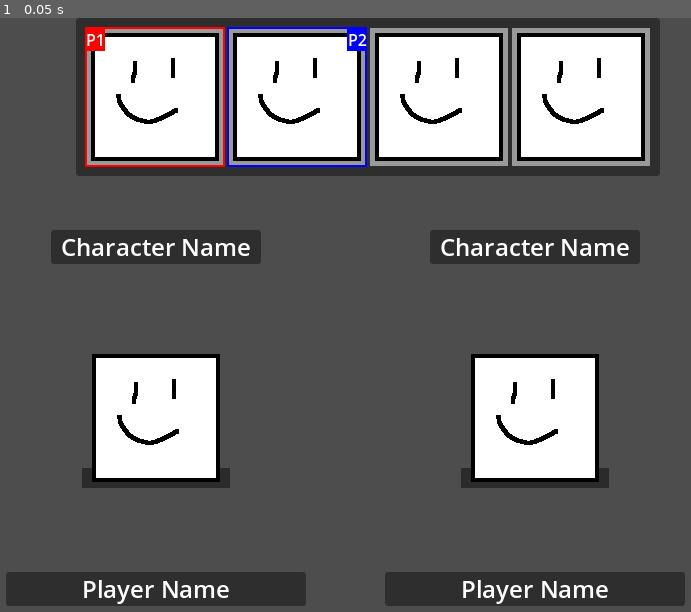
Above: before the commit, frame 1.
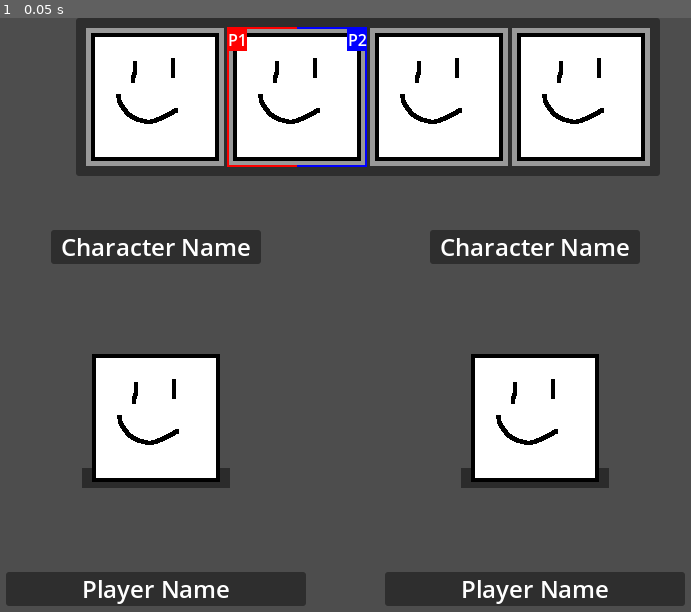
Above: after the commit, the same moment.

Repository: SamBumgardner/spellstrike
Game: Godot game, scene res://ui/menu/character_select/character_select.tscn
Same seed, same stepped clock (60 frames per second), same inputs: the game is played once before the commit and once after it. This scene is started directly instead of the project's main scene.
Inputs:
- Up to frame 1 (0.05 s): no input

The runs differ from the first frame. In frame 1, 0.6% of the frame differs, in the area x 12-43%, y 1-26%.

Commit message:
demonstrate cursor logical setup

Diff:
--- a/game/ui/menu/abstract_controller_menu.gd
+++ b/game/ui/menu/abstract_controller_menu.gd
@@ -1,4 +1,4 @@
-class_name AbstractControllerMenu extends Node
+class_name AbstractControllerMenu extends Control
 
 var actions_map: Dictionary
 
@@ -6,6 +6,7 @@
 func get_initial_element() -> Control:
     return null
 
+# To be implemented by child
 func generate_actions_map() -> Dictionary:
     return {}
 
@@ -15,15 +16,21 @@
 func move_selection(starting_ui_element: Control, action_buffer: ActionBuffer) -> Control:
     var current_ui_element: Control = starting_ui_element
     if action_buffer.consume_just_pressed('l'):
-        current_ui_element = get_node(current_ui_element.focus_neighbor_left)
+        current_ui_element = try_get_node(current_ui_element.focus_neighbor_left, current_ui_element)
     if action_buffer.consume_just_pressed('r'):
-        current_ui_element = get_node(current_ui_element.focus_neighbor_right)
+        current_ui_element = try_get_node(current_ui_element.focus_neighbor_right, current_ui_element)
     if action_buffer.consume_just_pressed('u'):
-        current_ui_element = get_node(current_ui_element.focus_neighbor_top)
+        current_ui_element = try_get_node(current_ui_element.focus_neighbor_top, current_ui_element)
     if action_buffer.consume_just_pressed('d'):
-        current_ui_element = get_node(current_ui_element.focus_neighbor_bottom)
+        current_ui_element = try_get_node(current_ui_element.focus_neighbor_bottom, current_ui_element)
 
     return current_ui_element
+
+func try_get_node(nodepath: NodePath, default: Control) -> Control:
+    if not nodepath.is_empty():
+        return get_node(nodepath)
+    else:
+        return default
 
 func act_on_selection(starting_ui_element: Control, action_buffer: ActionBuffer) -> void:
     const action_inputs = ['a', 'b', 'c', 's']
--- a/game/ui/menu/character_select/character_options.gd
+++ b/game/ui/menu/character_select/character_options.gd
@@ -1,3 +1,17 @@
-class_name CharacterOptions extends PanelContainer
+class_name CharacterOptions extends AbstractControllerMenu
 
 @onready var targetable_ui: Array = $MC/GC.get_children()
+
+func _ready():
+    #initialize focus neighbors:
+    for i in targetable_ui.size():
+        targetable_ui[i].focus_neighbor_left = targetable_ui[i - 1].get_path()
+        targetable_ui[i].focus_neighbor_right = targetable_ui[(i + 1) % targetable_ui.size()].get_path()
+
+func get_initial_element() -> Control:
+    return targetable_ui[1] as Control
+
+func generate_actions_map() -> Dictionary:
+    return {
+        "%s.%s" % [targetable_ui[0].name, 'a']: print.bind("pressed a on option 0!")
+    }
--- a/game/ui/menu/character_select/character_select.gd
+++ b/game/ui/menu/character_select/character_select.gd
@@ -1,7 +1,16 @@
 class_name CharacterSelect extends Control
 
 @onready var character_options: CharacterOptions = $UI/CharacterOptions
+@onready var cursor_logics: Array[CursorLogic] = [$UI/CharacterOptions/CursorLogic, $UI/CharacterOptions/CursorLogic2]
+@onready var frame_cursors: Array[FrameCursor] = [$UI/CharacterOptions/FrameCursor, $UI/CharacterOptions/FrameCursor2]
 
 func _ready() -> void:
-    $FrameCursor.target_ui_element = character_options.targetable_ui[0]
-    $FrameCursor2.target_ui_element = character_options.targetable_ui[1]
+    var match_options = MatchOptions.generate_default()
+
+    for i in Player.Side.size():
+        cursor_logics[i].selection_changed.connect(frame_cursors[i]._on_selection_changed)
+        cursor_logics[i].status_changed.connect(frame_cursors[i]._on_status_changed)
+        cursor_logics[i].initialize(character_options, match_options.input_retrievers[i], CursorLogic.Status.ACTIVE)
+
+    if multiplayer.is_server():
+        SyncManager.start()
--- a/game/ui/menu/character_select/character_select.tscn
+++ b/game/ui/menu/character_select/character_select.tscn
@@ -1,9 +1,10 @@
-[gd_scene load_steps=5 format=3 uid="uid://cy3ysu07toal8"]
+[gd_scene load_steps=6 format=3 uid="uid://cy3ysu07toal8"]
 
 [ext_resource type="PackedScene" uid="uid://dt8p1a1fjv2p8" path="res://ui/menu/character_select/character_options.tscn" id="1_5poyr"]
 [ext_resource type="Script" path="res://ui/menu/character_select/character_select.gd" id="1_f68wd"]
 [ext_resource type="PackedScene" uid="uid://bg06044hy8aq1" path="res://ui/menu/character_select/frame_cursor/frame_cursor.tscn" id="3_3q125"]
 [ext_resource type="PackedScene" uid="uid://xjhlmqubcnen" path="res://ui/menu/character_select/player_selection.tscn" id="3_yel6j"]
+[ext_resource type="PackedScene" uid="uid://cd5q2rm31p1bb" path="res://ui/menu/cursor_logic.tscn" id="4_xsi8s"]
 
 [node name="CharacterSelect" type="Control"]
 layout_mode = 3
@@ -20,6 +21,19 @@
 offset_left = -292.0
 offset_right = 292.0
 
+[node name="FrameCursor" parent="UI/CharacterOptions" instance=ExtResource("3_3q125")]
+layout_mode = 2
+
+[node name="FrameCursor2" parent="UI/CharacterOptions" instance=ExtResource("3_3q125")]
+layout_mode = 2
+primary_corner = 1
+frame_color = Color(0, 0, 1, 1)
+nametag = "P2"
+
+[node name="CursorLogic" parent="UI/CharacterOptions" instance=ExtResource("4_xsi8s")]
+
+[node name="CursorLogic2" parent="UI/CharacterOptions" instance=ExtResource("4_xsi8s")]
+
 [node name="PlayerSelections" type="HBoxContainer" parent="UI"]
 anchors_preset = 12
 anchor_top = 1.0
@@ -34,12 +48,3 @@
 
 [node name="PlayerSelection2" parent="UI/PlayerSelections" instance=ExtResource("3_yel6j")]
 layout_mode = 2
-
-[node name="FrameCursor" parent="." node_paths=PackedStringArray("target_ui_element") instance=ExtResource("3_3q125")]
-target_ui_element = NodePath("../UI/CharacterOptions")
-
-[node name="FrameCursor2" parent="." node_paths=PackedStringArray("target_ui_element") instance=ExtResource("3_3q125")]
-primary_corner = 1
-frame_color = Color(0, 0, 1, 1)
-nametag = "P2"
-target_ui_element = NodePath("../UI/CharacterOptions")
--- a/game/ui/menu/character_select/frame_cursor/frame_cursor.gd
+++ b/game/ui/menu/character_select/frame_cursor/frame_cursor.gd
@@ -1,4 +1,4 @@
-class_name FrameCursor extends Control
+class_name FrameCursor extends CursorDisplay
 
 const border_width = 2
 
@@ -9,17 +9,11 @@
         nametag = x
         if is_inside_tree():
             update_nametag_label()
-@export var target_ui_element: Control:
-    set(x):
-        target_ui_element = x
-        if is_inside_tree():
-            update_target_element()
 
 @onready var nametag_label: Label = $Nametag
 @onready var foreground_half: Control = $ForegroundHalf
 
 func _ready() -> void:
-    update_target_element()
     update_nametag_label()
     foreground_half.frame_color = frame_color
     foreground_half.primary_corner = primary_corner
@@ -28,22 +22,23 @@
         nametag_label.position = Vector2.ZERO
 
 func _draw():
-    if target_ui_element != null:
+    if displayed_target_ui != null:
         if primary_corner != CORNER_TOP_LEFT:
-            draw_set_transform(Vector2(target_ui_element.size.x, 0), 0, Vector2(-1, 1))
+            draw_set_transform(Vector2(displayed_target_ui.size.x, 0), 0, Vector2(-1, 1))
 
-        draw_rect(Rect2(Vector2.ZERO, target_ui_element.size), frame_color, false, border_width)
+        draw_rect(Rect2(Vector2.ZERO, displayed_target_ui.size), frame_color, false, border_width)
 
         if nametag != null and not nametag == "":
             draw_rect(Rect2(Vector2.ZERO, nametag_label.size), frame_color)
 
-func update_target_element():
-    foreground_half.target_ui_element = target_ui_element
-    if target_ui_element == null:
+func _update_displayed_target(new_target_ui: Control):
+    super (new_target_ui)
+    foreground_half.target_ui_element = displayed_target_ui
+    if displayed_target_ui == null:
         hide()
     else:
-        reparent.call_deferred(target_ui_element, false)
-
+        reparent.call_deferred(displayed_target_ui, false)
+    queue_redraw()
 
 func update_nametag_label():
     nametag_label.text = nametag
--- a/game/ui/menu/cursor_logic.gd
+++ b/game/ui/menu/cursor_logic.gd
@@ -10,11 +10,11 @@
     GONE = 3,
 }
 
+var attached_controller_menu: AbstractControllerMenu
 var input_retriever: InputRetriever
-var action_buffer: ActionBuffer
+@onready var action_buffer: ActionBuffer = $ActionBuffer
 
-var network_process_enabled: bool
-var attached_controller_menu: AbstractControllerMenu
+var network_process_enabled: bool = true
 var cursor_status: Status:
     set(x):
         if cursor_status != x:
@@ -27,6 +27,13 @@
             current_target_ui = x
             selection_changed.emit(current_target_ui)
 
+func initialize(menu: AbstractControllerMenu, input: InputRetriever, start_status: Status) -> void:
+    attached_controller_menu = menu
+    input_retriever = input
+
+    cursor_status = start_status
+    current_target_ui = attached_controller_menu.get_initial_element()
+
 func _ready() -> void:
     add_to_group("network_sync")
 
@@ -35,12 +42,10 @@
         return
 
     action_buffer.push_frame(input)
-
-    action_buffer.push_frame(input)
     action_buffer.set_lookback_distance(ActionBuffer.QUEUE_LENGTH)
 
     if cursor_status == Status.ACTIVE:
-        attached_controller_menu.move_selection(current_target_ui, action_buffer)
+        current_target_ui = attached_controller_menu.move_selection(current_target_ui, action_buffer)
 
     if cursor_status not in [Status.DISABLED, Status.GONE]:
         attached_controller_menu.act_on_selection(current_target_ui, action_buffer)
--- /dev/null
+++ b/game/ui/menu/cursor_logic.tscn
@@ -0,0 +1,10 @@
+[gd_scene load_steps=3 format=3 uid="uid://cd5q2rm31p1bb"]
+
+[ext_resource type="Script" path="res://ui/menu/cursor_logic.gd" id="1_15e0p"]
+[ext_resource type="Script" path="res://player/input/ActionBuffer.gd" id="2_thsd0"]
+
+[node name="CursorLogic" type="Node"]
+script = ExtResource("1_15e0p")
+
+[node name="ActionBuffer" type="Node" parent="."]
+script = ExtResource("2_thsd0")
